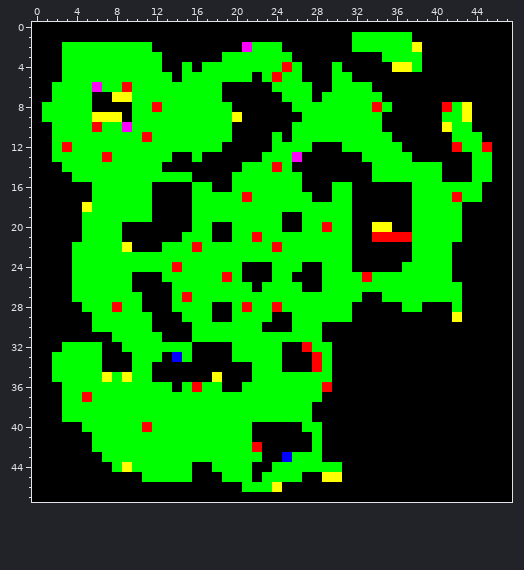
Two versions of one pixel-art sprite, FromTheDregs/map/recent.png. The picture above was drawn from the file before the commit.
The file is 48x48 pixels.
Once edited:
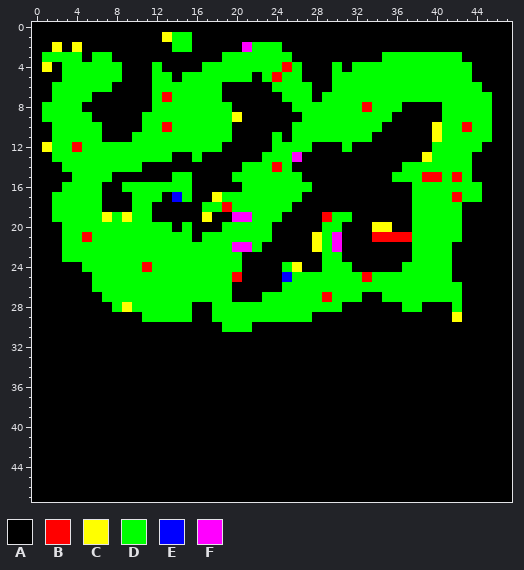
Palette (. is transparent): A #000000  B #ff0000  C #ffff00  D #00ff00  E #0000ff  F #ff00ff
The edit:
Changed rows in their new state; - is an unchanged pixel.
first column x 1:
 1 ------------CDD----------------AAAAAA--------
 2 -CACAAAAAAA--DD----------------AAAAAAA-------
 3 DD--A--AAAAA--------------------------DDDD---
 4 C-------AAA---A----------------DDDDDD-DDDDD--
 5 --------AAA--------------------DDDDDDDDDDDD--
 6 -----D-AAAA----------------------DDDDDDDDDDD-
 7 -------AAAA-B---------------------DDDDDDDDDDD
 8 ----A----AAD--------------------BD-D----D-DDD
 9 -----AAA-A------------------------D-------DDD
10 -----DAAAA--B--------------------------CD-BDD
11 ------AAA-D----------------------AA----CD---D
12 C-DB---------------------------AAAAA---DDD--A
13 ------D-------------------------AAAAA-CDDDDAA
14 ----------AA---------------------AAA----DDDAA
15 -------AAAAAA--------------------AA---BBDBDAA
16 --DDD-AA---DDDDAA--A------D--AA--------------
17 -DDDD-AAA--D-EDAAC--D-----A--AA--------------
18 -DDDD-AAA------A--B------AAAAAA--------------
19 -DDD--C-C------ACAAFF-----AAB----------------
20 --DD----DDDDD-DAA-D----A--AAD-A--------------
21 --DDB---DDDDDD-A-DD--D-AAAAC-FA--------------
22 --D-----DDDD---D---FF-AAAAAC-FA--------------
23 --D-----------------AAAAAAAA--A--------------
24 ---A------B--D---------A-C-------------------
25 ---AA----DDD------DB---AEDDD-----------------
26 ---AA----DDDD------AA-AA--DD-----------------
27 ---AAA----DDD-D----AAA------B----------------
28 ----AAADC-DDD--AADD-D--D------A--------------
29 -----AAAAA-DDD-AADD----DD--AAAA--------------
30 -----AAAAAA----AAA---A---AAA-----------------
31 -------AAAAA---AAAAAAAAAAAAA-----------------
32 --AAAA--AAAAAAA----AAAAA--AAA----------------
33 -AAAAA---AAA-AA----AAAAA---AA----------------
34 -AAAAA---AA----------AAA---AA----------------
35 -AAAAAAAAAA------A---AAAAAAAA----------------
36 --AAAAAAAAAAA-AAAA--AAAAAAAAA----------------
37 --AAAAAAAAAAAAAAAAAAAAAAAAAA-----------------
38 --AAAAAAAAAAAAAAAAAAAAAAAAA------------------
39 --AAAAAAAAAAAAAAAAAAAAAAAAA------------------
40 ----AAAAAAAAAAAAAAAAA-----AA-----------------
41 -----AAAAAAAAAAAAAAAA------A-----------------
42 -----AAAAAAAAAAAAAAAAA-----A-----------------
43 ------AAAAAAAAAAAAAAAA--AAAA-----------------
44 -------AAAAAAAA--AAAA--AAAAAAA---------------
45 ----------AAAAA---AAA-AAAA--AA---------------
46 --------------------AAAA---------------------
